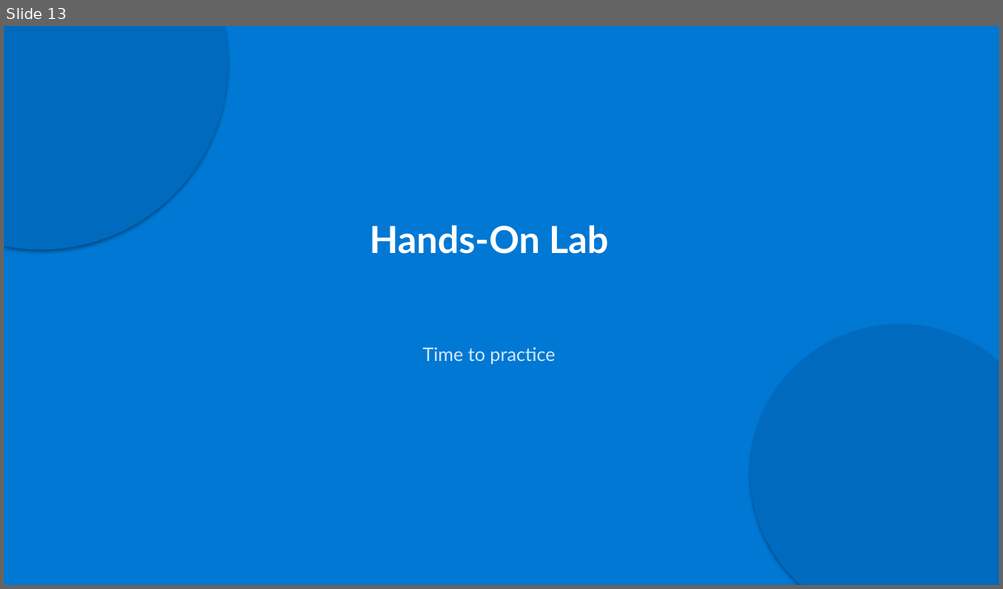
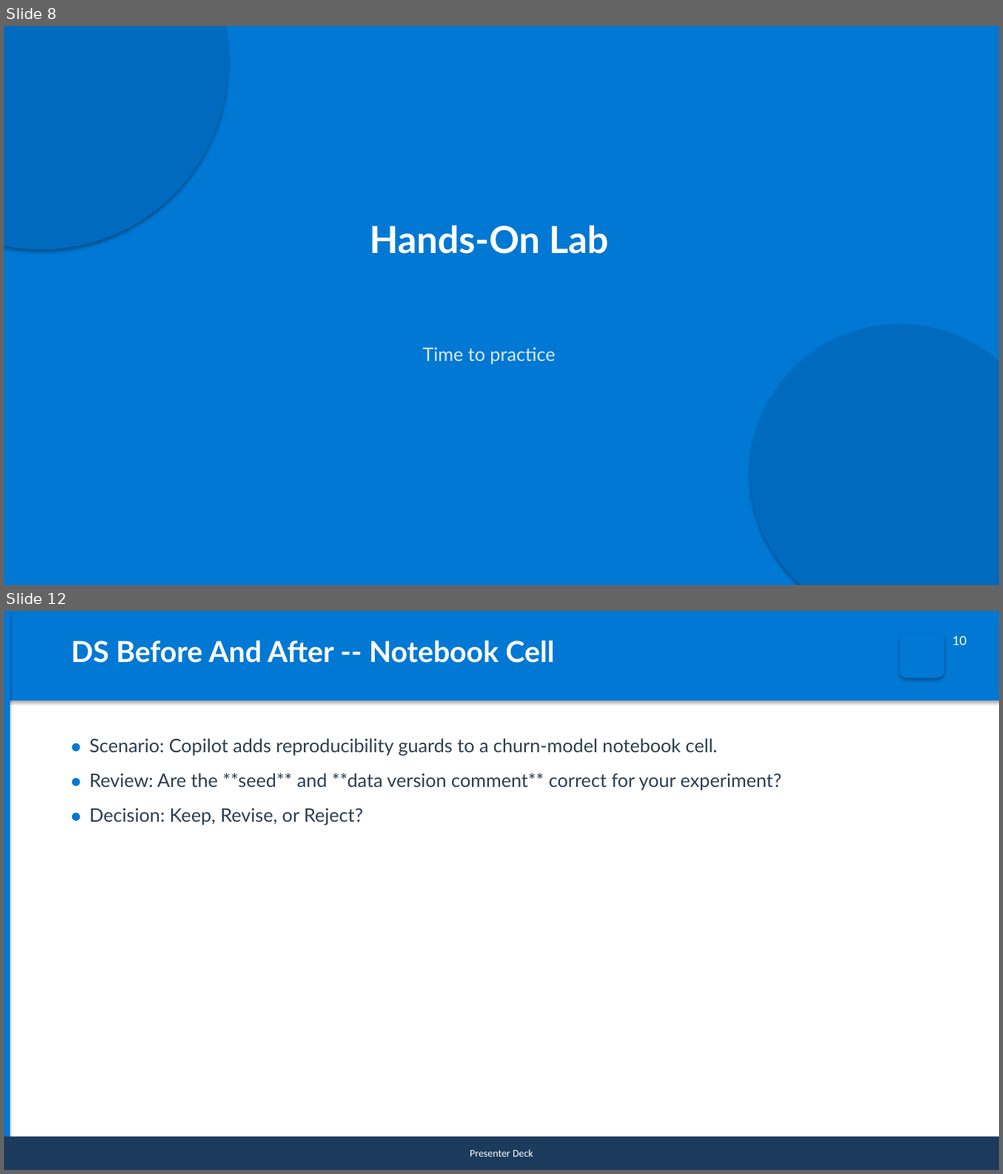
Before and after one commit to reyesry05/AI-Coding-Agent-Training, a slide deck: pptx-output/01-beginner-copilot-agent-best-practices.pptx. Shown one above the other, each under a label of ours: slide 13 before the commit, slides 8 and 12 after it; the slides between them are not shown. The pictures are 1003x589 and 1003x1174 pixels, drawn with LibreOffice and Linux fonts; fonts in the diff are those of the drawing. Boxes give left, top, right and bottom in pixels: in the first picture for what was removed or moved away, otherwise in the second. Text is boxed around its words. In the diff, an @@ line names an element or a change of style, - is before the commit and + after.

```diff
--- a/pptx-output/01-beginner-copilot-agent-best-practices.pptx
+++ b/pptx-output/01-beginner-copilot-agent-best-practices.pptx
@@ slide 12 added at <box>4,611,999,1170</box>, background #FFFFFF @@
@@ rectangle added at <box>4,611,999,701</box>, fill #0078D4 @@
@@ rectangle added at <box>4,611,10,1170</box>, fill #0078D4 @@
@@ text added at <box>71,641,555,663</box>, 28 pt, text #FFFFFF, bold @@
+DS Before And After -- Notebook Cell
@@ rounded rectangle added at <box>899,633,944,678</box>, fill #0078D4 @@
@@ text added at <box>952,636,966,645</box>, 12 pt, text #FFFFFF @@
+10
@@ text added at <box>89,738,782,826</box>, 18 pt, text #2C3E50 @@
+● Scenario: Copilot adds reproducibility guards to a churn-model notebook cell.
+● Review: Are the **seed** and **data version comment** correct for your experiment?
+● Decision: Keep, Revise, or Reject?
@@ rectangle added at <box>4,1137,999,1170</box>, fill #1B3A5C, 10 pt, text #FFFFFF @@
+Presenter Deck
@@ what was slide 13 is now slide 8 @@
```
Also in this commit, not shown: 5 slides changed, 11 other slides added, 13 slides removed, 45 other files.
